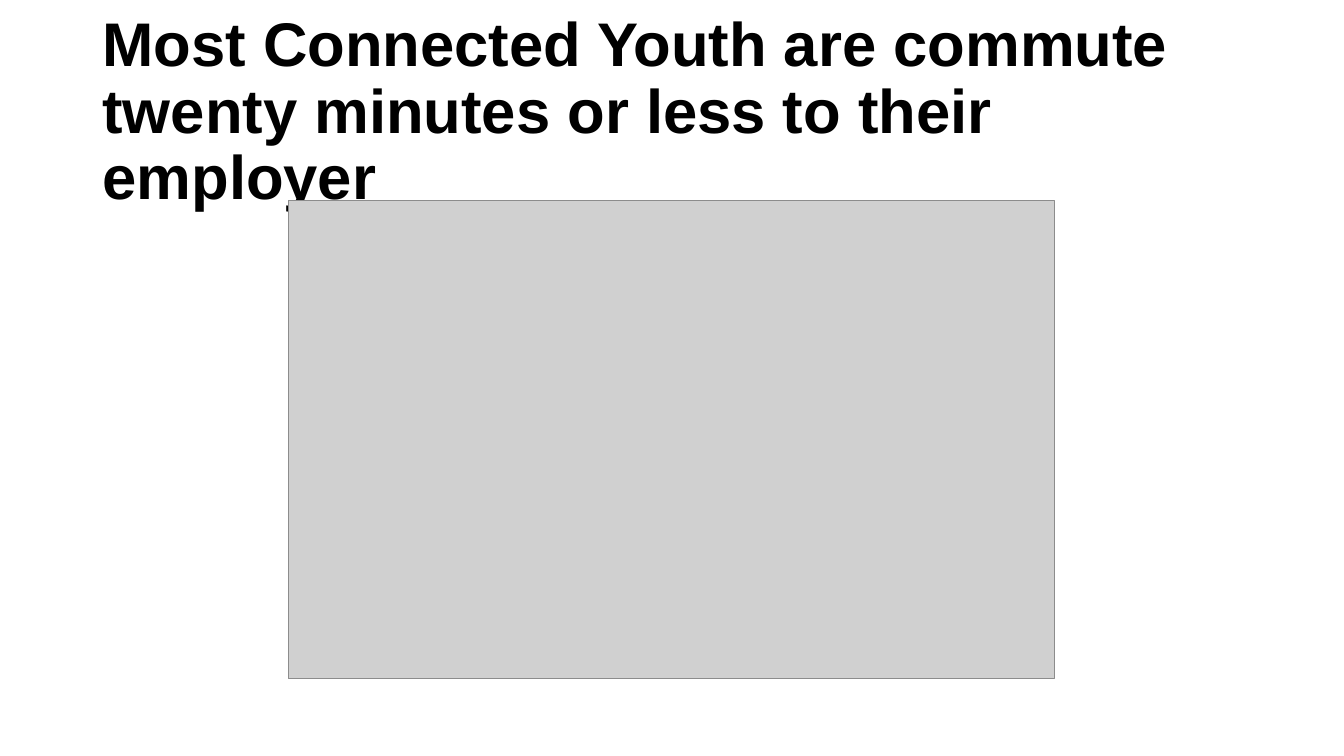
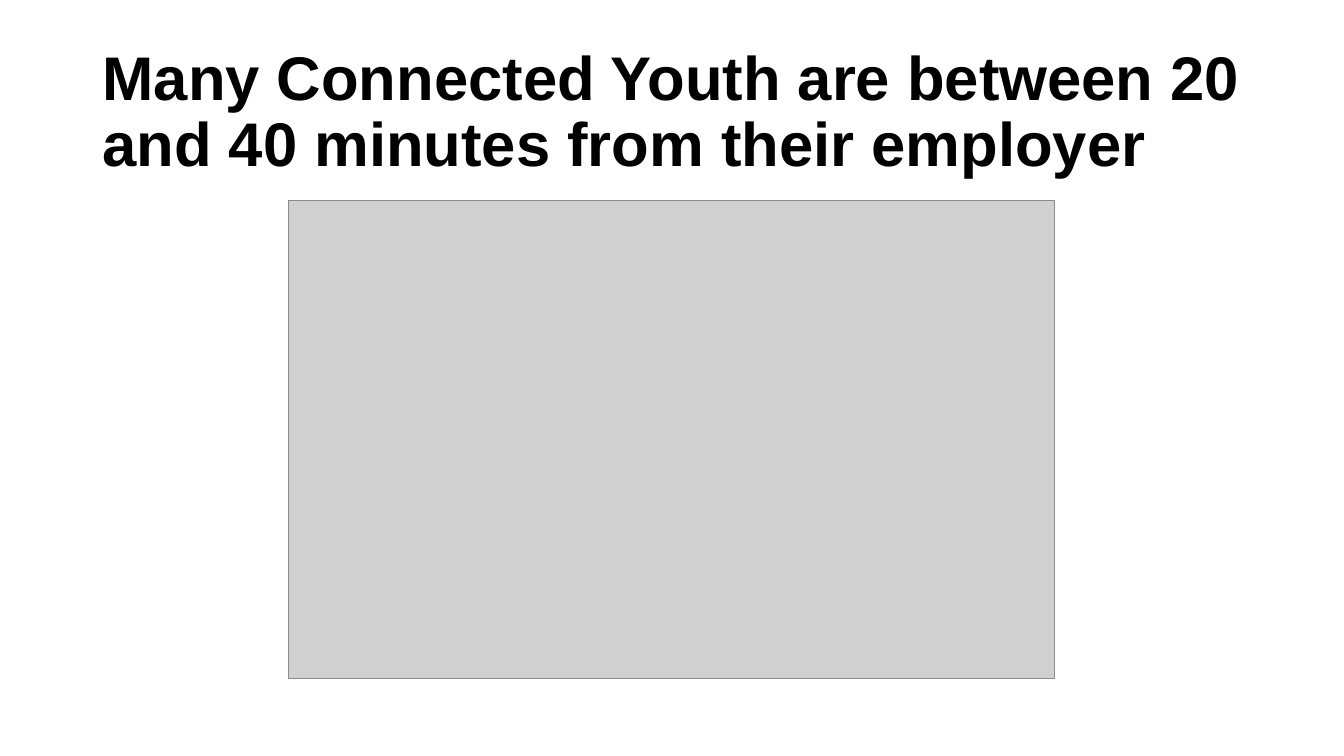
Before and after one commit to ucdiegorubi/oy_census_analysis, a slide deck: slide 22 of create_powerpoint/household_structure_estimates.pptx. Drawn at 1344x756 pixels with LibreOffice and Linux fonts; fonts in the diff are those of the drawing; grey boxes stand for pictures; background and template pictures are left out. Boxes give left, top, right and bottom in pixels: in the first picture for what was removed or moved away, otherwise in the second. Text is boxed around its words. In the diff, an @@ line names an element or a change of style, - is before the commit and + after.

Commit message:
last minute changes

```diff
--- a/create_powerpoint/household_structure_estimates.pptx
+++ b/create_powerpoint/household_structure_estimates.pptx
@@ title at (x1=102, y1=55, x2=1239, y2=178): text changed @@
-Most Connected Youth are commute twenty minutes or less to their employer
+Many Connected Youth are between 20 and 40 minutes from their employer
```
Also in this commit, not shown: 1 other slide changed, 6 other files.
